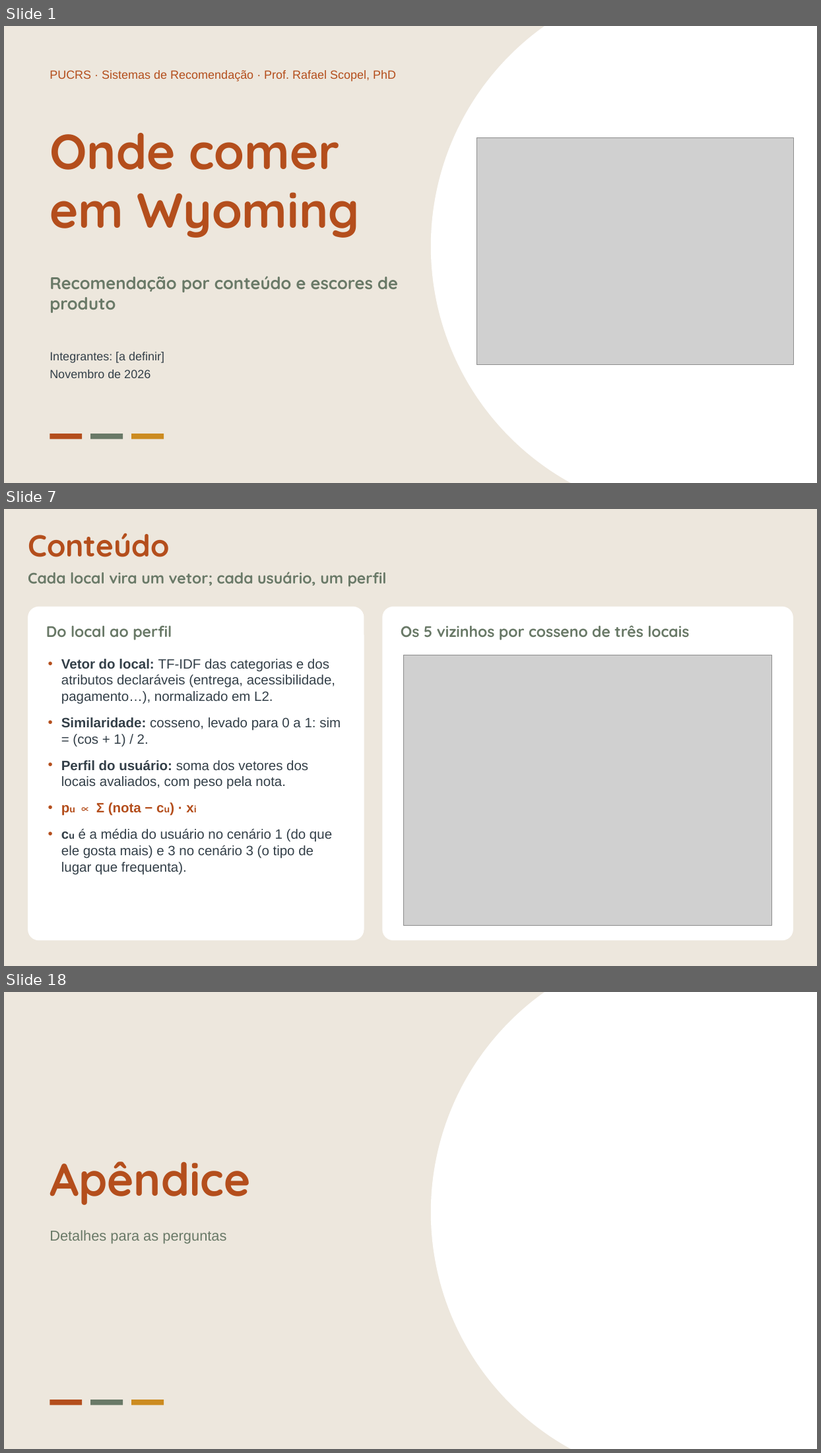
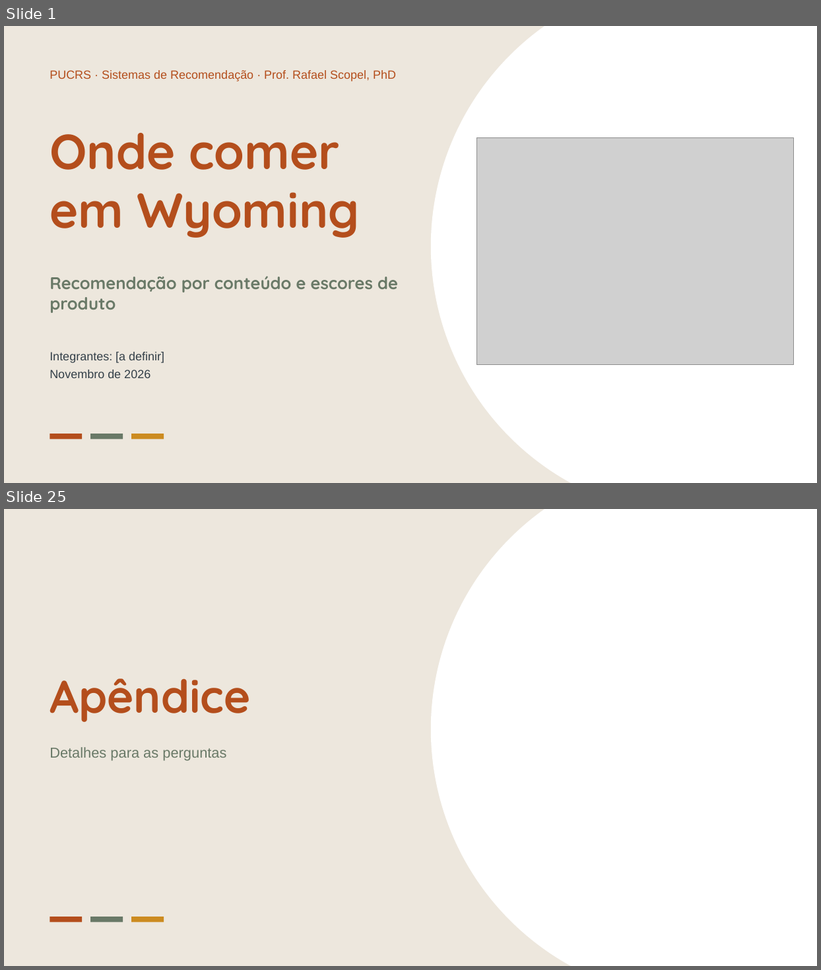
Before and after one commit to Chelughini/sistema-recomendacao-t1, a slide deck: apresentacao/T1_Sistema_Recomendacao.pptx. Shown one above the other, each under a label of ours: slides 1, 7 and 18 before the commit, slides 1 and 25 after it; the slides between them are not shown. The pictures are 821x1453 and 821x970 pixels, drawn with LibreOffice and Linux fonts; fonts in the diff are those of the drawing; grey boxes stand for pictures. Boxes give left, top, right and bottom in pixels: in the first picture for what was removed or moved away, otherwise in the second. Text is boxed around its words. In the diff, an @@ line names an element or a change of style, - is before the commit and + after.

```diff
--- a/apresentacao/T1_Sistema_Recomendacao.pptx
+++ b/apresentacao/T1_Sistema_Recomendacao.pptx
@@ slide 7 removed at (4, 509, 817, 966), background #EDE7DD @@
@@ text removed at (28, 533, 170, 557) @@
-Conteúdo
@@ text removed at (28, 572, 387, 587) @@
-Cada local vira um vetor; cada usuário, um perfil
@@ rounded rectangle removed at (28, 607, 364, 941) @@
@@ rounded rectangle removed at (382, 607, 793, 941) @@
@@ text removed at (46, 626, 172, 640) @@
-Do local ao perfil
@@ text removed at (401, 626, 689, 640) @@
-Os 5 vizinhos por cosseno de três locais
@@ text removed at (61, 659, 341, 875) @@
-• Vetor do local: TF-IDF das categorias e dos atributos declaráveis (entrega, acessibilidade, pagamento…), normalizado em L2.
-• Similaridade: cosseno, levado para 0 a 1: sim = (cos + 1) / 2.
-• Perfil do usuário: soma dos vetores dos locais avaliados, com peso pela nota.
-• pu ∝ Σ (nota − cu) · xi
-• cu é a média do usuário no cenário 1 (do que ele gosta mais) e 3 no cenário 3 (o tipo de lugar que frequenta).
@@ picture removed at (404, 656, 772, 925) @@
@@ what was slide 18 is now slide 25 @@
```
Also in this commit, not shown: 20 slides changed, 9 slides added, 1 other slide removed, 4 other files.
